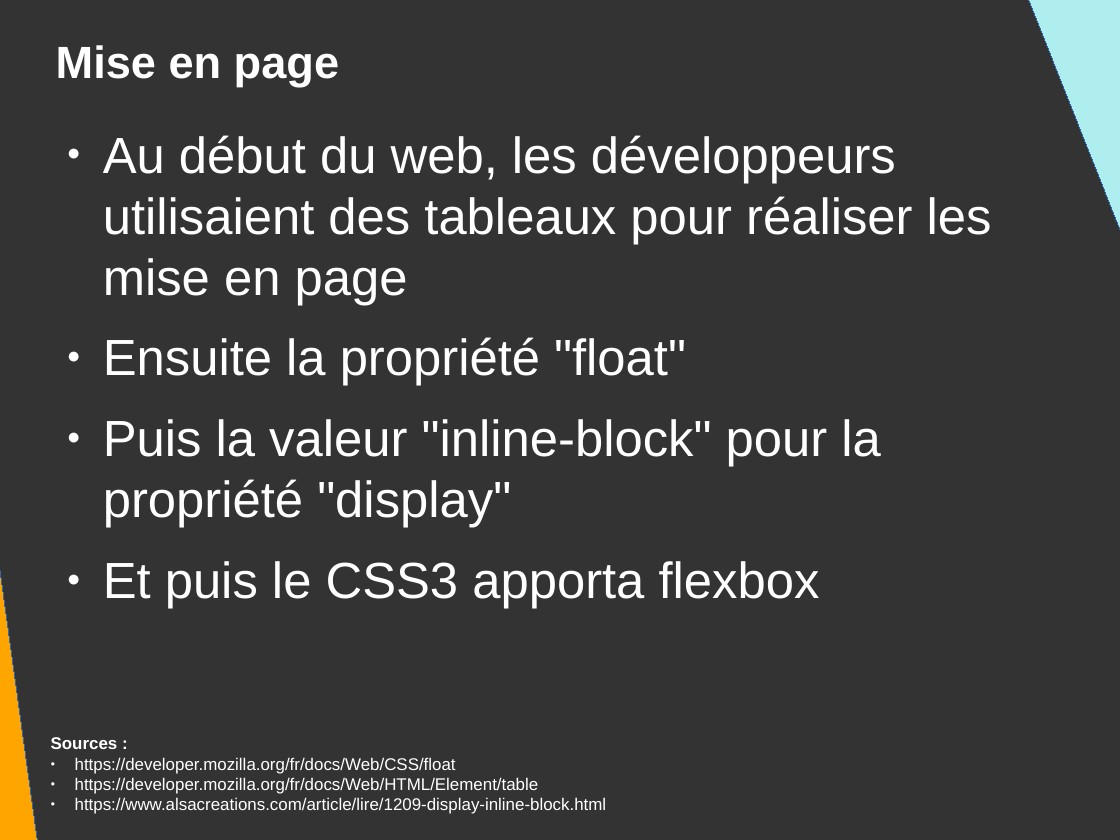
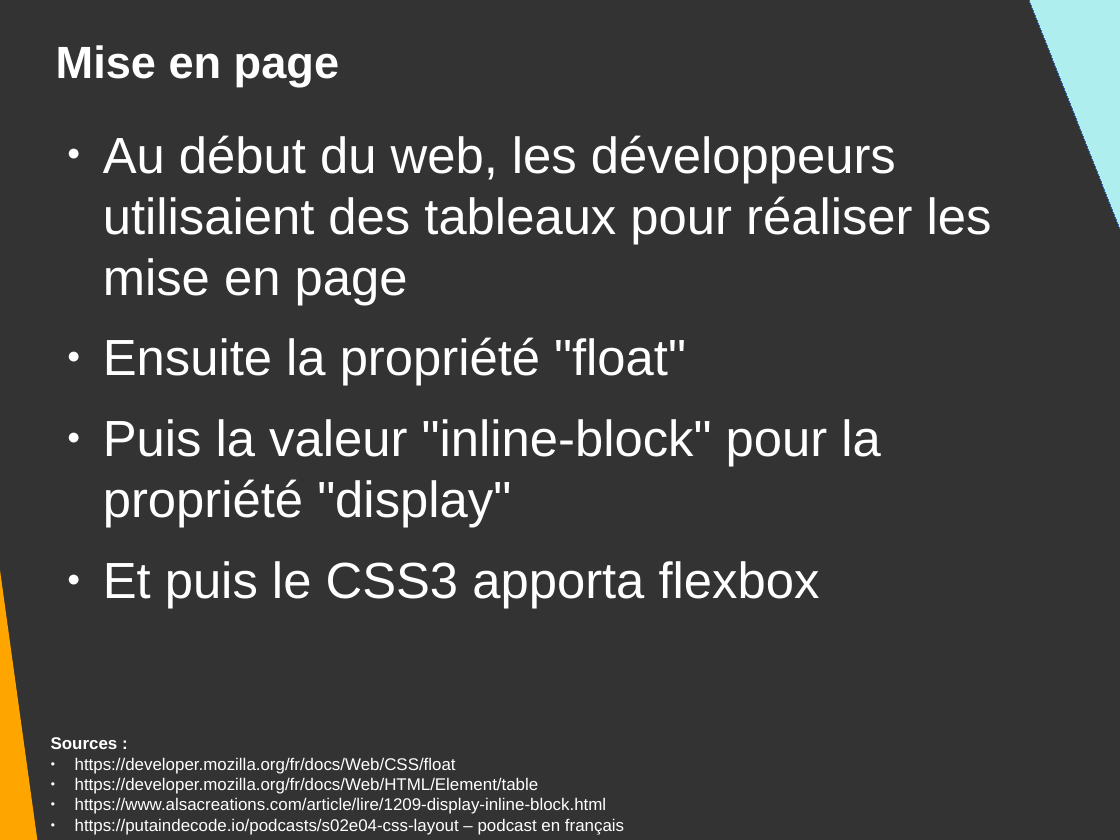
Before and after one commit to DanYellow/presentations, a slide deck: slide 90 of mmi/html/travaux-pratiques/numero-2/presentation.odp. Drawn at 1120x840 pixels with LibreOffice and Linux fonts; fonts in the diff are those of the drawing. Boxes give left, top, right and bottom in pixels: in the first picture for what was removed or moved away, otherwise in the second. Text is boxed around its words. In the diff, an @@ line names an element or a change of style, - is before the commit and + after.

```diff
--- a/mmi/html/travaux-pratiques/numero-2/presentation.odp
+++ b/mmi/html/travaux-pratiques/numero-2/presentation.odp
@@ right triangle at bbox=[0, 130, 41, 840]: outline #3465A4 0 pt to none @@
@@ text at bbox=[75, 818, 624, 835]: paragraph added @@
+● https://putaindecode.io/podcasts/s02e04-css-layout – podcast en français
```
Also in this commit, not shown: 16 other slides changed, 30 other files.
